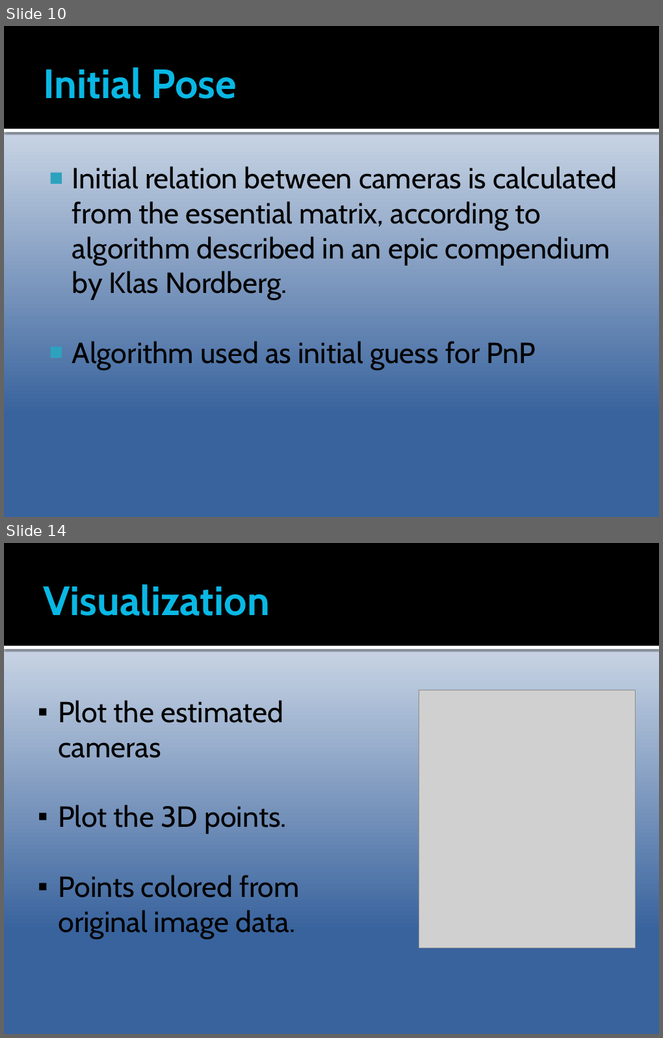
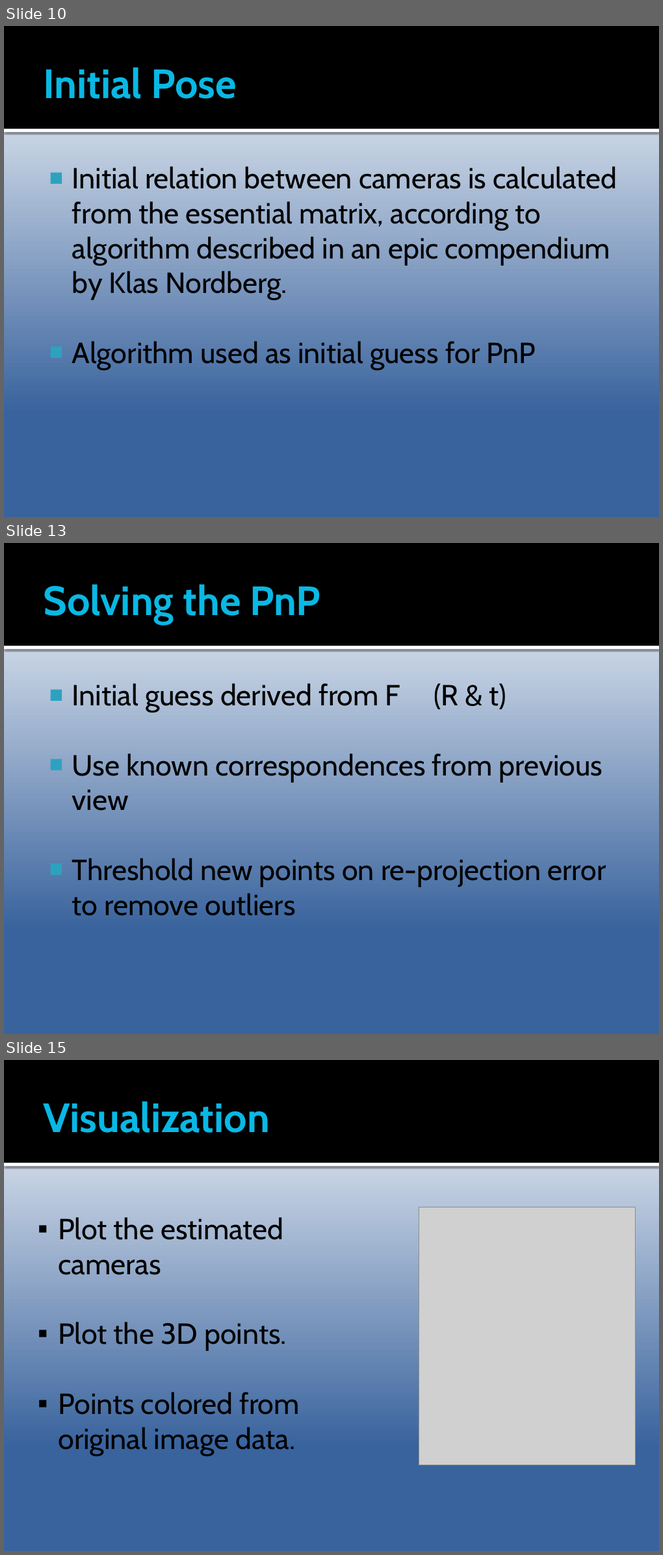
Before and after one commit to Epipolarna/Tracking, a slide deck: 3D Reconstruction/Documentation/TSBB15prez.pptx. Shown one above the other, each under a label of ours: slides 10 and 14 before the commit, slides 10, 13 and 15 after it; the slides between them are not shown. The pictures are 663x1038 and 663x1555 pixels, drawn with LibreOffice and Linux fonts; fonts in the diff are those of the drawing; grey boxes stand for pictures. Boxes give left, top, right and bottom in pixels: in the first picture for what was removed or moved away, otherwise in the second. Text is boxed around its words. In the diff, an @@ line names an element or a change of style, - is before the commit and + after.

```diff
--- a/3D Reconstruction/Documentation/TSBB15prez.pptx
+++ b/3D Reconstruction/Documentation/TSBB15prez.pptx
@@ slide 13 added at <box>4,543,659,1034</box>, background gradient #FFFFFF to #39639D; not listed: 2 template elements that a slide beside it also shows @@
@@ title added at <box>43,584,321,625</box>, 45 pt, text #08B8E4, bold @@
+Solving the PnP
@@ text added at <box>72,683,606,916</box>, 32 pt, text #000000 @@
+■ Initial guess derived from F (R & t)
+■ Use known correspondences from previous view
+■ Threshold new points on re-projection error to remove outliers
@@ what was slide 14 is now slide 15 @@
```
Also in this commit, not shown: 3 slides changed.
